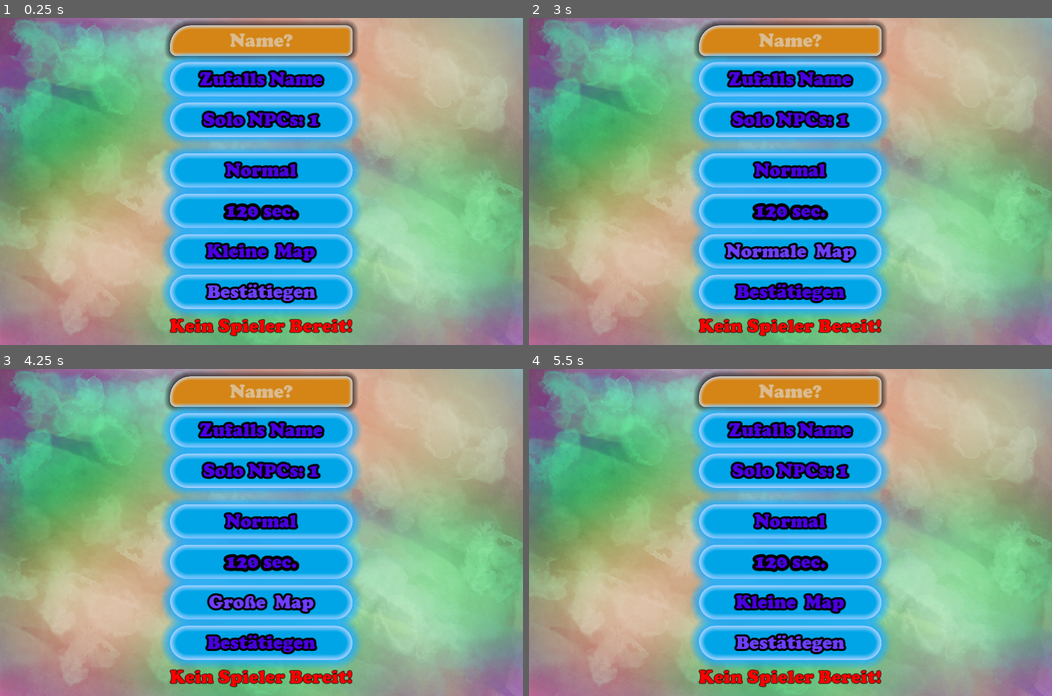
Above: before the commit, frames 1-4 (two rows, left to right).
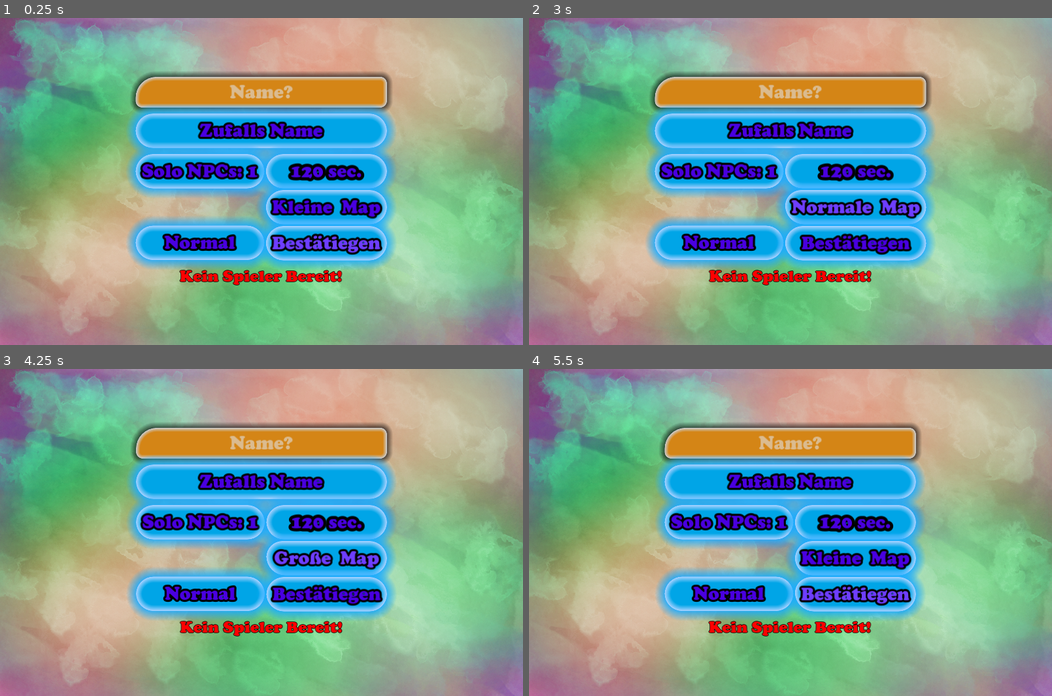
Above: after the commit, the same moments.

Repository: NIK-98/Paint_The_Ground
Game: Godot game, scene res://sceens/level.tscn
Two runs of this game, one before a commit and one after it. Both use one fixed random seed, a clock stepped at 60 frames per second and the inputs below. This scene is started directly instead of the project's main scene.
Inputs:
- Up to frame 1 (0.25 s): no input
- Up to frame 2 (3 s): click "120 sec." at 0.5 s; click "180 sec." at 1.25 s; click "60 sec." at 2 s; click "Kleine Map" at 2.75 s
- Up to frame 3 (4.25 s): click "Normale Map" at 3.5 s
- Up to frame 4 (5.5 s): click "Große Map" at 4.25 s; click "Bestätiegen" at 5 s

The runs differ from the first frame. In frame 1, 38% of the frame differs, in the area x 24-76%, y 0-98%; in frame 2, 40%, in the area x 22-78%, y 0-98%; in frame 3, 38%; in frame 4, 38%.
Error before the commit: Cannot call method 'get_node' on a null value. (res://scripts/loby.gd:536)
Error after the commit: Attempt to call function 'get_node' in base 'null instance' on a null instance. (res://scripts/level.gd:52)

Commit message:
loby überarbeitet

Diff:
--- a/sceens/level.tscn
+++ b/sceens/level.tscn
@@ -698,7 +698,6 @@
 
 [node name="loby" type="CanvasLayer" parent="."]
 layer = 3
-visible = false
 script = ExtResource("14_vxhbj")
 
 [node name="hintergrund" type="TextureRect" parent="loby"]
@@ -735,32 +734,38 @@
 theme = SubResource("Theme_5fqms")
 text = "Zufalls Name"
 
-[node name="VBoxContainer" type="VBoxContainer" parent="loby/CenterContainer/HBoxContainer/VBoxContainer"]
-layout_mode = 2
-theme_override_constants/separation = 40
-
-[node name="npcs" type="Button" parent="loby/CenterContainer/HBoxContainer/VBoxContainer/VBoxContainer"]
+[node name="HBoxContainer" type="HBoxContainer" parent="loby/CenterContainer/HBoxContainer/VBoxContainer"]
+layout_mode = 2
+
+[node name="VBoxContainer" type="VBoxContainer" parent="loby/CenterContainer/HBoxContainer/VBoxContainer/HBoxContainer"]
+layout_mode = 2
+theme_override_constants/separation = 91
+
+[node name="npcs" type="Button" parent="loby/CenterContainer/HBoxContainer/VBoxContainer/HBoxContainer/VBoxContainer"]
 layout_mode = 2
 theme = SubResource("Theme_mpmer")
 text = "Solo NPCs: 1"
 
-[node name="Speed" type="Button" parent="loby/CenterContainer/HBoxContainer/VBoxContainer/VBoxContainer"]
+[node name="Speed" type="Button" parent="loby/CenterContainer/HBoxContainer/VBoxContainer/HBoxContainer/VBoxContainer"]
 layout_mode = 2
 theme = SubResource("Theme_mpmer")
 text = "Einfach"
 
-[node name="settime" type="Button" parent="loby/CenterContainer/HBoxContainer/VBoxContainer"]
+[node name="VBoxContainer2" type="VBoxContainer" parent="loby/CenterContainer/HBoxContainer/VBoxContainer/HBoxContainer"]
+layout_mode = 2
+
+[node name="settime" type="Button" parent="loby/CenterContainer/HBoxContainer/VBoxContainer/HBoxContainer/VBoxContainer2"]
 layout_mode = 2
 theme = SubResource("Theme_4phi6")
 theme_override_constants/outline_size = 30
 text = "120 sec."
 
-[node name="Map" type="Button" parent="loby/CenterContainer/HBoxContainer/VBoxContainer"]
+[node name="Map" type="Button" parent="loby/CenterContainer/HBoxContainer/VBoxContainer/HBoxContainer/VBoxContainer2"]
 layout_mode = 2
 theme = SubResource("Theme_meekn")
 text = "Kleine  Map"
 
-[node name="Enter" type="Button" parent="loby/CenterContainer/HBoxContainer/VBoxContainer"]
+[node name="Enter" type="Button" parent="loby/CenterContainer/HBoxContainer/VBoxContainer/HBoxContainer/VBoxContainer2"]
 layout_mode = 2
 theme = SubResource("Theme_x68ue")
 text = "Bestätiegen"
@@ -772,7 +777,7 @@
 theme_override_colors/font_outline_color = Color(0, 0, 0, 1)
 theme_override_constants/outline_size = 5
 theme_override_fonts/font = ExtResource("18_c4hof")
-theme_override_font_sizes/font_size = 45
+theme_override_font_sizes/font_size = 40
 text = "Kein Spieler Bereit!"
 horizontal_alignment = 1
 vertical_alignment = 1
@@ -798,7 +803,7 @@
 
 [node name="team" type="Button" parent="loby/CenterContainer/HBoxContainer"]
 visible = false
-custom_minimum_size = Vector2(0, 760)
+custom_minimum_size = Vector2(0, 510)
 layout_mode = 2
 theme = SubResource("Theme_gf1a3")
 theme_override_colors/font_hover_color = Color(1, 0, 0, 1)
@@ -807,7 +812,7 @@
 theme_override_colors/font_color = Color(1, 0, 0, 1)
 theme_override_colors/font_outline_color = Color(0, 0, 0, 1)
 theme_override_constants/outline_size = 30
-theme_override_font_sizes/font_size = 80
+theme_override_font_sizes/font_size = 60
 theme_override_styles/focus = SubResource("StyleBoxFlat_4n6q3")
 theme_override_styles/hover = SubResource("StyleBoxFlat_4n6q3")
 theme_override_styles/pressed = SubResource("StyleBoxFlat_4n6q3")
@@ -822,9 +827,9 @@
 
 [node name="red" type="Label" parent="loby/CenterContainer/HBoxContainer/team"]
 layout_mode = 0
-offset_left = 98.0
+offset_left = 73.0
 offset_top = 3.0
-offset_right = 140.0
+offset_right = 115.0
 offset_bottom = 100.0
 theme_override_colors/font_color = Color(1, 0, 0, 1)
 theme_override_colors/font_outline_color = Color(0, 0, 0, 1)
@@ -835,9 +840,9 @@
 
 [node name="vs" type="Label" parent="loby/CenterContainer/HBoxContainer/team"]
 layout_mode = 0
-offset_left = 159.0
+offset_left = 134.0
 offset_top = 3.0
-offset_right = 241.0
+offset_right = 234.0
 offset_bottom = 100.0
 theme_override_colors/font_color = Color(1, 0.470588, 0, 1)
 theme_override_colors/font_outline_color = Color(0, 0, 0, 1)
@@ -848,9 +853,9 @@
 
 [node name="blue" type="Label" parent="loby/CenterContainer/HBoxContainer/team"]
 layout_mode = 0
-offset_left = 280.0
+offset_left = 255.0
 offset_top = 3.0
-offset_right = 322.0
+offset_right = 297.0
 offset_bottom = 100.0
 theme_override_colors/font_color = Color(0, 0.749, 1, 1)
 theme_override_colors/font_outline_color = Color(0, 0, 0, 1)
@@ -1000,23 +1005,22 @@
 
 [connection signal="pressed" from="CanvasLayer/zoomin" to="." method="_on_zoomin_pressed"]
 [connection signal="pressed" from="CanvasLayer/zoomout" to="." method="_on_zoomout_pressed"]
-[connection signal="visibility_changed" from="loby" to="loby" method="_on_visibility_changed"]
 [connection signal="focus_entered" from="loby/CenterContainer/HBoxContainer/VBoxContainer/Random" to="loby" method="_on_random_focus_entered"]
 [connection signal="mouse_entered" from="loby/CenterContainer/HBoxContainer/VBoxContainer/Random" to="loby" method="_on_random_mouse_entered"]
 [connection signal="pressed" from="loby/CenterContainer/HBoxContainer/VBoxContainer/Random" to="loby" method="_on_random_pressed"]
-[connection signal="focus_entered" from="loby/CenterContainer/HBoxContainer/VBoxContainer/VBoxContainer/npcs" to="loby" method="_on_npcs_focus_entered"]
-[connection signal="mouse_entered" from="loby/CenterContainer/HBoxContainer/VBoxContainer/VBoxContainer/npcs" to="loby" method="_on_npcs_mouse_entered"]
-[connection signal="pressed" from="loby/CenterContainer/HBoxContainer/VBoxContainer/VBoxContainer/npcs" to="loby" method="_on_npcs_pressed"]
-[connection signal="focus_entered" from="loby/CenterContainer/HBoxContainer/VBoxContainer/VBoxContainer/Speed" to="loby" method="_on_speed_focus_entered"]
-[connection signal="mouse_entered" from="loby/CenterContainer/HBoxContainer/VBoxContainer/VBoxContainer/Speed" to="loby" method="_on_speed_mouse_entered"]
-[connection signal="pressed" from="loby/CenterContainer/HBoxContainer/VBoxContainer/VBoxContainer/Speed" to="loby" method="_on_speed_pressed"]
-[connection signal="focus_entered" from="loby/CenterContainer/HBoxContainer/VBoxContainer/settime" to="loby" method="_on_settime_focus_entered"]
-[connection signal="mouse_entered" from="loby/CenterContainer/HBoxContainer/VBoxContainer/settime" to="loby" method="_on_settime_mouse_entered"]
-[connection signal="focus_entered" from="loby/CenterContainer/HBoxContainer/VBoxContainer/Map" to="loby" method="_on_map_focus_entered"]
-[connection signal="mouse_entered" from="loby/CenterContainer/HBoxContainer/VBoxContainer/Map" to="loby" method="_on_map_mouse_entered"]
-[connection signal="focus_entered" from="loby/CenterContainer/HBoxContainer/VBoxContainer/Enter" to="loby" method="_on_enter_focus_entered"]
-[connection signal="mouse_entered" from="loby/CenterContainer/HBoxContainer/VBoxContainer/Enter" to="loby" method="_on_enter_mouse_entered"]
-[connection signal="pressed" from="loby/CenterContainer/HBoxContainer/VBoxContainer/Enter" to="loby" method="_on_enter_pressed"]
+[connection signal="focus_entered" from="loby/CenterContainer/HBoxContainer/VBoxContainer/HBoxContainer/VBoxContainer/npcs" to="loby" method="_on_npcs_focus_entered"]
+[connection signal="mouse_entered" from="loby/CenterContainer/HBoxContainer/VBoxContainer/HBoxContainer/VBoxContainer/npcs" to="loby" method="_on_npcs_mouse_entered"]
+[connection signal="pressed" from="loby/CenterContainer/HBoxContainer/VBoxContainer/HBoxContainer/VBoxContainer/npcs" to="loby" method="_on_npcs_pressed"]
+[connection signal="focus_entered" from="loby/CenterContainer/HBoxContainer/VBoxContainer/HBoxContainer/VBoxContainer/Speed" to="loby" method="_on_speed_focus_entered"]
+[connection signal="mouse_entered" from="loby/CenterContainer/HBoxContainer/VBoxContainer/HBoxContainer/VBoxContainer/Speed" to="loby" method="_on_speed_mouse_entered"]
+[connection signal="pressed" from="loby/CenterContainer/HBoxContainer/VBoxContainer/HBoxContainer/VBoxContainer/Speed" to="loby" method="_on_speed_pressed"]
+[connection signal="focus_entered" from="loby/CenterContainer/HBoxContainer/VBoxContainer/HBoxContainer/VBoxContainer2/settime" to="loby" method="_on_settime_focus_entered"]
+[connection signal="mouse_entered" from="loby/CenterContainer/HBoxContainer/VBoxContainer/HBoxContainer/VBoxContainer2/settime" to="loby" method="_on_settime_mouse_entered"]
+[connection signal="focus_entered" from="loby/CenterContainer/HBoxContainer/VBoxContainer/HBoxContainer/VBoxContainer2/Map" to="loby" method="_on_map_focus_entered"]
+[connection signal="mouse_entered" from="loby/CenterContainer/HBoxContainer/VBoxContainer/HBoxContainer/VBoxContainer2/Map" to="loby" method="_on_map_mouse_entered"]
+[connection signal="focus_entered" from="loby/CenterContainer/HBoxContainer/VBoxContainer/HBoxContainer/VBoxContainer2/Enter" to="loby" method="_on_enter_focus_entered"]
+[connection signal="mouse_entered" from="loby/CenterContainer/HBoxContainer/VBoxContainer/HBoxContainer/VBoxContainer2/Enter" to="loby" method="_on_enter_mouse_entered"]
+[connection signal="pressed" from="loby/CenterContainer/HBoxContainer/VBoxContainer/HBoxContainer/VBoxContainer2/Enter" to="loby" method="_on_enter_pressed"]
 [connection signal="focus_entered" from="loby/CenterContainer/HBoxContainer/VBoxContainer/start" to="loby" method="_on_start_focus_entered"]
 [connection signal="mouse_entered" from="loby/CenterContainer/HBoxContainer/VBoxContainer/start" to="loby" method="_on_start_mouse_entered"]
 [connection signal="pressed" from="loby/CenterContainer/HBoxContainer/VBoxContainer/start" to="loby" method="_on_start_pressed"]
--- a/sceens/main.tscn
+++ b/sceens/main.tscn
@@ -317,6 +317,7 @@
 "
 
 [node name="Shop" type="Button" parent="CanvasLayer/Menu/PanelContainer/VBoxContainer"]
+visible = false
 layout_mode = 2
 theme = SubResource("Theme_w0b7n")
 theme_override_colors/font_color = Color(0.729721, 0.63378, 5.77569e-07, 1)
@@ -375,7 +376,6 @@
 [node name="Control" parent="." instance=ExtResource("12_v5gxd")]
 
 [node name="shop" parent="." instance=ExtResource("10_3akkr")]
-visible = false
 
 [connection signal="pressed" from="CanvasLayer/Leave" to="." method="_on_leave_pressed"]
 [connection signal="pressed" from="CanvasLayer/Back" to="." method="_on_back_pressed"]
--- a/scripts/level.gd
+++ b/scripts/level.gd
@@ -43,7 +43,7 @@
 	if OS.get_name() == "Windows" or OS.get_name() == "Linux":
 		$CanvasLayer/Labelzoom.visible = false
 	$loby/CenterContainer/HBoxContainer/VBoxContainer/name_input.visible = true
-	$loby/CenterContainer/HBoxContainer/VBoxContainer/Enter.visible = true
+	$loby/CenterContainer/HBoxContainer/VBoxContainer/HBoxContainer/VBoxContainer2/Enter.visible = true
 	$loby/CenterContainer/HBoxContainer/VBoxContainer/Random.visible = true
 	$Werten.visible = false
 	$CanvasLayer/Time.visible = false
@@ -90,24 +90,24 @@
 	if OS.has_feature("dedicated_server") and args.has("-t"):
 		var argument_wert = args[args.find("-t") + 1] # Wert des spezifischen Arguments
 		if argument_wert == "180" or argument_wert == "120" or argument_wert == "60":
-			$loby/CenterContainer/HBoxContainer/VBoxContainer/settime.text = str(argument_wert.to_int()," sec.")
+			$loby/CenterContainer/HBoxContainer/VBoxContainer/HBoxContainer/VBoxContainer2/settime.text = str(argument_wert.to_int()," sec.")
 			$Timer.wait_time = argument_wert.to_int()
 		else:
-			$loby/CenterContainer/HBoxContainer/VBoxContainer/settime.text = str(120," sec.")
+			$loby/CenterContainer/HBoxContainer/VBoxContainer/HBoxContainer/VBoxContainer2/settime.text = str(120," sec.")
 			$Timer.wait_time = 120
 	if OS.has_feature("dedicated_server") and args.has("-map"):
 		var argument_wert = args[args.find("-map") + 1] # Wert des spezifischen Arguments
 		if argument_wert == "2":
-			$loby/CenterContainer/HBoxContainer/VBoxContainer/Map.text = str("Kleine Map")
+			$loby/CenterContainer/HBoxContainer/VBoxContainer/HBoxContainer/VBoxContainer2/Map.text = str("Kleine Map")
 			$loby.map_faktor = argument_wert.to_int()
 		elif argument_wert == "3":
-			$loby/CenterContainer/HBoxContainer/VBoxContainer/Map.text = str("Normale Map")
+			$loby/CenterContainer/HBoxContainer/VBoxContainer/HBoxContainer/VBoxContainer2/Map.text = str("Normale Map")
 			$loby.map_faktor = argument_wert.to_int()
 		elif argument_wert == "5":
-			$loby/CenterContainer/HBoxContainer/VBoxContainer/Map.text = str("Große Map")
+			$loby/CenterContainer/HBoxContainer/VBoxContainer/HBoxContainer/VBoxContainer2/Map.text = str("Große Map")
 			$loby.map_faktor = argument_wert.to_int()
 		else:
-			$loby/CenterContainer/HBoxContainer/VBoxContainer/Map.text = str("Kleine Map")
+			$loby/CenterContainer/HBoxContainer/VBoxContainer/HBoxContainer/VBoxContainer2/Map.text = str("Kleine Map")
 			$loby.map_faktor = 2
 
 
@@ -133,22 +133,22 @@
 @rpc("any_peer","call_local")
 func set_npc_settings():
 	if multiplayer.get_peers().is_empty() and not OS.has_feature("dedicated_server"):
-		$loby/CenterContainer/HBoxContainer/VBoxContainer/VBoxContainer/npcs.disabled = false
-		$loby/CenterContainer/HBoxContainer/VBoxContainer/VBoxContainer/Speed.disabled = false
+		$loby/CenterContainer/HBoxContainer/VBoxContainer/HBoxContainer/VBoxContainer/npcs.disabled = false
+		$loby/CenterContainer/HBoxContainer/VBoxContainer/HBoxContainer/VBoxContainer/Speed.disabled = false
 		if multiplayer.is_server() or OS.has_feature("dedicated_server"):
-			$loby/CenterContainer/HBoxContainer/VBoxContainer/VBoxContainer/npcs.text = str("Solo NPCs: ",Global.count_npcs)
+			$loby/CenterContainer/HBoxContainer/VBoxContainer/HBoxContainer/VBoxContainer/npcs.text = str("Solo NPCs: ",Global.count_npcs)
 			$loby._on_speed_pressed()
 		$loby/CenterContainer/HBoxContainer/VBoxContainer/Warten.text = "Solo Modus!"
 		if $loby.vs_mode:
 			$loby/CenterContainer/HBoxContainer/VBoxContainer/Warten.text = "Solo VS-Mode!"
 	else:
-		$loby/CenterContainer/HBoxContainer/VBoxContainer/VBoxContainer/npcs.disabled = true
-		$loby/CenterContainer/HBoxContainer/VBoxContainer/VBoxContainer/Speed.disabled = true
+		$loby/CenterContainer/HBoxContainer/VBoxContainer/HBoxContainer/VBoxContainer/npcs.disabled = true
+		$loby/CenterContainer/HBoxContainer/VBoxContainer/HBoxContainer/VBoxContainer/Speed.disabled = true
 		if not multiplayer.is_server() and not OS.has_feature("dedicated_server"):
-			$loby/CenterContainer/HBoxContainer/VBoxContainer/VBoxContainer/npcs.visible = false
-			$loby/CenterContainer/HBoxContainer/VBoxContainer/VBoxContainer/Speed.visible = false
-			$loby/CenterContainer/HBoxContainer/VBoxContainer/settime.disabled = true
-			$loby/CenterContainer/HBoxContainer/VBoxContainer/Map.disabled = true
+			$loby/CenterContainer/HBoxContainer/VBoxContainer/HBoxContainer/VBoxContainer/npcs.visible = false
+			$loby/CenterContainer/HBoxContainer/VBoxContainer/HBoxContainer/VBoxContainer/Speed.visible = false
+			$loby/CenterContainer/HBoxContainer/VBoxContainer/HBoxContainer/VBoxContainer2/settime.disabled = true
+			$loby/CenterContainer/HBoxContainer/VBoxContainer/HBoxContainer/VBoxContainer2/Map.disabled = true
 		$loby/CenterContainer/HBoxContainer/VBoxContainer/Warten.text = "Kein Spieler Bereit!"
 		if $loby.vs_mode:
 			$loby/CenterContainer/HBoxContainer/VBoxContainer/Warten.text = "VS-Mode!"
--- a/scripts/loby.gd
+++ b/scripts/loby.gd
@@ -5,7 +5,7 @@
 @export var is_running = false
 @export var vs_mode = false
 @export var coin_mode = false
-@onready var difficulty = $CenterContainer/HBoxContainer/VBoxContainer/VBoxContainer/Speed
+@onready var difficulty = $CenterContainer/HBoxContainer/VBoxContainer/HBoxContainer/VBoxContainer/Speed
 var difficulty_id = 0
 var count_settime = 0
 var count_map_size = 1
@@ -45,17 +45,17 @@
 
 func _ready():
 	visible = true
-	$CenterContainer/HBoxContainer/VBoxContainer/VBoxContainer/npcs.text = str("Solo NPCs: ",Global.count_npcs)
+	$CenterContainer/HBoxContainer/VBoxContainer/HBoxContainer/VBoxContainer/npcs.text = str("Solo NPCs: ",Global.count_npcs)
 
 	difficulty.text = "Normal"
 	difficulty_id = 1
 	Global.speed_npcs = Global.npc_normal
 
 	if multiplayer.is_server():
-		$CenterContainer/HBoxContainer/VBoxContainer/settime.visible = true
-		$CenterContainer/HBoxContainer/VBoxContainer/settime.connect("pressed",_on_settime_pressed)
-		$CenterContainer/HBoxContainer/VBoxContainer/Map.connect("pressed",_on_map_pressed)
-		$CenterContainer/HBoxContainer/VBoxContainer/Map.visible = true
+		$CenterContainer/HBoxContainer/VBoxContainer/HBoxContainer/VBoxContainer2/settime.visible = true
+		$CenterContainer/HBoxContainer/VBoxContainer/HBoxContainer/VBoxContainer2/settime.connect("pressed",_on_settime_pressed)
+		$CenterContainer/HBoxContainer/VBoxContainer/HBoxContainer/VBoxContainer2/Map.connect("pressed",_on_map_pressed)
+		$CenterContainer/HBoxContainer/VBoxContainer/HBoxContainer/VBoxContainer2/Map.visible = true
 
 
 @rpc("any_peer","call_local")
@@ -93,12 +93,12 @@
 		visible = true
 		get_tree().paused = true
 	get_parent().is_server_run_game.rpc()
-	$CenterContainer/HBoxContainer/VBoxContainer/VBoxContainer.visible = false
+	$CenterContainer/HBoxContainer/VBoxContainer/HBoxContainer.visible = false
 	$CenterContainer/HBoxContainer/VBoxContainer/name_input.visible = false
-	$CenterContainer/HBoxContainer/VBoxContainer/Enter.visible = false
+	$CenterContainer/HBoxContainer/VBoxContainer/HBoxContainer/VBoxContainer2/Enter.visible = false
 	$CenterContainer/HBoxContainer/VBoxContainer/Random.visible = false
-	$CenterContainer/HBoxContainer/VBoxContainer/settime.visible = false
-	$CenterContainer/HBoxContainer/VBoxContainer/Map.visible = false
+	$CenterContainer/HBoxContainer/VBoxContainer/HBoxContainer/VBoxContainer2/settime.visible = false
+	$CenterContainer/HBoxContainer/VBoxContainer/HBoxContainer/VBoxContainer2/Map.visible = false
 	$CenterContainer/HBoxContainer/VBoxContainer/start.text = "Beenden"
 	$CenterContainer/HBoxContainer/VBoxContainer/Warten.text = str("Kein Mitspieler gefunden!")
 	if get_parent().get_node("Scoreboard/CanvasLayer").visible:
@@ -141,7 +141,7 @@
 
 func update_player_counters(connected: bool):
 	if not connected:
-		if $CenterContainer/HBoxContainer/VBoxContainer/Enter.visible or get_parent().get_node("Scoreboard/CanvasLayer").visible:
+		if $CenterContainer/HBoxContainer/VBoxContainer/HBoxContainer/VBoxContainer2/Enter.visible or get_parent().get_node("Scoreboard/CanvasLayer").visible:
 			update_player_count.rpc(false)
 		else:
 			update_player_count.rpc(false)
@@ -219,14 +219,14 @@
 	if $CenterContainer/HBoxContainer/VBoxContainer/name_input.text != "":
 		get_parent().is_server_run_game.rpc()
 		get_parent().main.get_node("CanvasLayer2/Control/Server_Browser").queue_free()
-		$CenterContainer/HBoxContainer/VBoxContainer/VBoxContainer/npcs.disabled = true
-		$CenterContainer/HBoxContainer/VBoxContainer/VBoxContainer/Speed.disabled = true
+		$CenterContainer/HBoxContainer/VBoxContainer/HBoxContainer/VBoxContainer/npcs.disabled = true
+		difficulty.disabled = true
 		$CenterContainer/HBoxContainer/VBoxContainer/name_input.visible = false
-		$CenterContainer/HBoxContainer/VBoxContainer/Enter.visible = false
+		$CenterContainer/HBoxContainer/VBoxContainer/HBoxContainer/VBoxContainer2/Enter.visible = false
 		$CenterContainer/HBoxContainer/VBoxContainer/Random.visible = false
-		$CenterContainer/HBoxContainer/VBoxContainer/settime.visible = false
-		$CenterContainer/HBoxContainer/VBoxContainer/Map.visible = false
-		$CenterContainer/HBoxContainer/VBoxContainer/VBoxContainer.visible = false
+		$CenterContainer/HBoxContainer/VBoxContainer/HBoxContainer/VBoxContainer2/settime.visible = false
+		$CenterContainer/HBoxContainer/VBoxContainer/HBoxContainer/VBoxContainer2/Map.visible = false
+		$CenterContainer/HBoxContainer/VBoxContainer/HBoxContainer.visible = false
 		Global.trigger_host_focus = true
 		$CenterContainer/HBoxContainer/VBoxContainer/start.grab_focus()
 		Global.trigger_host_focus = false
@@ -253,7 +253,7 @@
 	Global.count_npcs += 1
 	if Global.count_npcs > Global.npcs_anzahl:
 		Global.count_npcs = 1
-	$CenterContainer/HBoxContainer/VBoxContainer/VBoxContainer/npcs.text = str("Solo NPCs: ",Global.count_npcs)
+	$CenterContainer/HBoxContainer/VBoxContainer/HBoxContainer/VBoxContainer/npcs.text = str("Solo NPCs: ",Global.count_npcs)
 
 
 
@@ -277,13 +277,13 @@
 	Global.ui_sound = true
 	count_settime += 1
 	if count_settime == 1:
-		$CenterContainer/HBoxContainer/VBoxContainer/settime.text = str(180," sec.")
+		$CenterContainer/HBoxContainer/VBoxContainer/HBoxContainer/VBoxContainer2/settime.text = str(180," sec.")
 		get_parent().get_node("Timer").wait_time = 180
 	if count_settime == 2:
-		$CenterContainer/HBoxContainer/VBoxContainer/settime.text = str(60," sec.")
+		$CenterContainer/HBoxContainer/VBoxContainer/HBoxContainer/VBoxContainer2/settime.text = str(60," sec.")
 		get_parent().get_node("Timer").wait_time = 60
 	if count_settime == 3:
-		$CenterContainer/HBoxContainer/VBoxContainer/settime.text = str(120," sec.")
+		$CenterContainer/HBoxContainer/VBoxContainer/HBoxContainer/VBoxContainer2/settime.text = str(120," sec.")
 		get_parent().get_node("Timer").wait_time = 120
 		count_settime = 0
 
@@ -406,13 +406,13 @@
 	Global.ui_sound = true
 	count_map_size += 1
 	if count_map_size == 1:
-		$CenterContainer/HBoxContainer/VBoxContainer/Map.text = str("Kleine  Map")
+		$CenterContainer/HBoxContainer/VBoxContainer/HBoxContainer/VBoxContainer2/Map.text = str("Kleine  Map")
 		map_faktor = 2
 	if count_map_size == 2:
-		$CenterContainer/HBoxContainer/VBoxContainer/Map.text = str("Normale  Map")
+		$CenterContainer/HBoxContainer/VBoxContainer/HBoxContainer/VBoxContainer2/Map.text = str("Normale  Map")
 		map_faktor = 3
 	if count_map_size == 3:
-		$CenterContainer/HBoxContainer/VBoxContainer/Map.text = str("Große  Map")
+		$CenterContainer/HBoxContainer/VBoxContainer/HBoxContainer/VBoxContainer2/Map.text = str("Große  Map")
 		map_faktor = 5
 		count_map_size = 0
 
@@ -529,10 +529,3 @@
 func change_names_colors_vs(id):
 	get_parent().get_node("Tap/CenterContainer/PanelContainer/VBoxContainer").get_node(str(id)).set("theme_override_colors/font_color",get_parent().get_node("Players").get_node(str(id)).get_node("Color").color)
 	get_parent().get_node("Werten/PanelContainer/Wertung/name").get_node(str(id)).set("theme_override_colors/font_color",get_parent().get_node("Players").get_node(str(id)).get_node("Color").color)
-
-
-func _on_visibility_changed() -> void:
-	if visible:
-		get_parent().get_parent().get_parent().get_node("money").visible = false
-	else:
-		get_parent().get_parent().get_parent().get_node("money").visible = true
--- a/scripts/main.gd
+++ b/scripts/main.gd
@@ -7,6 +7,8 @@
 var save_input_setting_path = "user://saveinputsettings.save"
 var server_browser_new = preload("res://sceens/server_browser.tscn")
 @onready var akzeptieren: CenterContainer = $CanvasLayer/akzeptieren
+@onready var shop: Button = $CanvasLayer/Menu/PanelContainer/VBoxContainer/Shop
+
 const passw = "ffw49w3rwhfrw8"
 
 var controll_switcher = false
@@ -174,9 +176,9 @@
 		Global.trigger_host_focus = true
 		get_node("Level/level/Scoreboard/CanvasLayer/CenterContainer/PanelContainer/MarginContainer/VBoxContainer/HBoxContainer/restart").grab_focus()
 		Global.trigger_host_focus = false
-	elif multiplayer.has_multiplayer_peer() and get_node("Level").get_child_count() > 0 and get_node("Level/level/loby/CenterContainer/HBoxContainer/VBoxContainer/Enter").visible:
-		Global.trigger_host_focus = true
-		get_node("Level/level/loby/CenterContainer/HBoxContainer/VBoxContainer/Enter").grab_focus()
+	elif multiplayer.has_multiplayer_peer() and get_node("Level").get_child_count() > 0 and get_node("Level/level/loby/CenterContainer/HBoxContainer/VBoxContainer/HBoxContainer/VBoxContainer2/Enter").visible:
+		Global.trigger_host_focus = true
+		get_node("Level/level/loby/CenterContainer/HBoxContainer/VBoxContainer/HBoxContainer/VBoxContainer2/Enter").grab_focus()
 		Global.trigger_host_focus = false
 	elif multiplayer.has_multiplayer_peer() and get_node("Level").get_child_count() > 0 and get_node("Level/level/loby/CenterContainer/HBoxContainer/VBoxContainer/start").visible:
 		Global.trigger_host_focus = true
@@ -230,7 +232,11 @@
 
 
 func _physics_process(_delta):
-	if (Input.is_action_just_pressed("exit") or Input.is_action_just_pressed("exit_con")) and not $Audio_menu/CanvasLayer.visible and not $Grafik/CanvasLayer.visible and not $Control/CanvasLayer.visible:
+	if has_node("Level/level") and not shop.visible:
+		shop.visible = true
+	elif not has_node("Level/level") and shop.visible:
+		shop.visible = false
+	if (Input.is_action_just_pressed("exit") or Input.is_action_just_pressed("exit_con")) and not $Audio_menu/CanvasLayer.visible and not $Grafik/CanvasLayer.visible and not $Control/CanvasLayer.visible and not $shop/CanvasLayer.visible:
 		await get_tree().create_timer(0.1).timeout
 		Global.esc_is_pressing_in_game = true
 		get_node("CanvasLayer/Menu").visible = true
